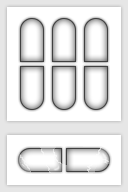
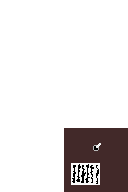
Comparing the layer stacks of the two 128 × 192 images. Changes:
hid group "Roof Windows" (3 layers) over [left=0, top=0, right=128, bottom=192]
hid "roof_windows_66.png" over [left=0, top=128, right=127, bottom=192]
hid group "Roofs" (3 layers) over [left=0, top=0, right=128, bottom=192]
hid "Roof" over [left=0, top=0, right=128, bottom=192]
added layer "Feather" above "Ink" over [left=64, top=128, right=128, bottom=192]
added layer "Ink" above "Ink Pot" over [left=64, top=128, right=128, bottom=192]
added layer "Ink Pot" above "Paper" over [left=64, top=128, right=128, bottom=192]
added layer "Paper" above "Desk" over [left=0, top=0, right=128, bottom=192]
added layer "Desk" above "Floors" over [left=64, top=128, right=128, bottom=192]
